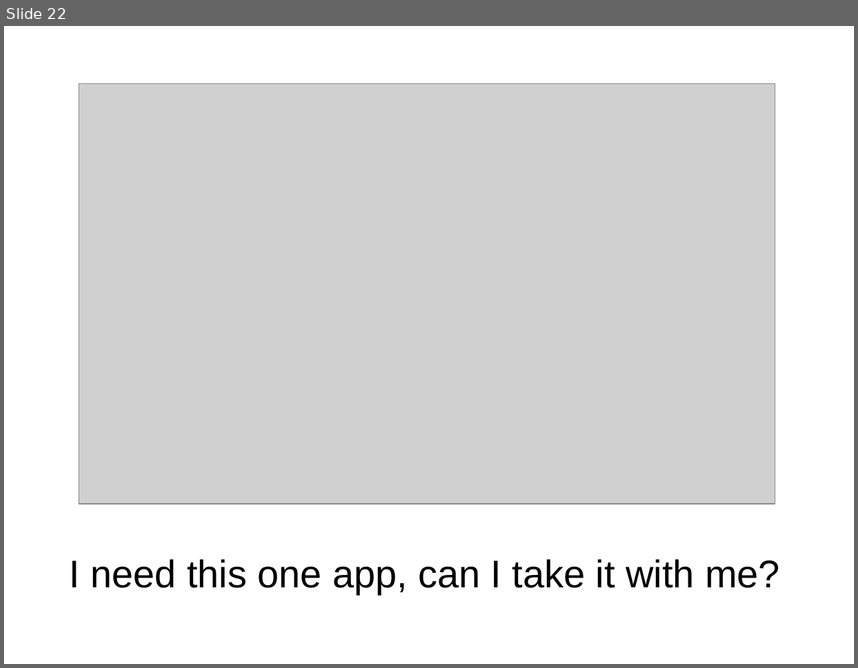
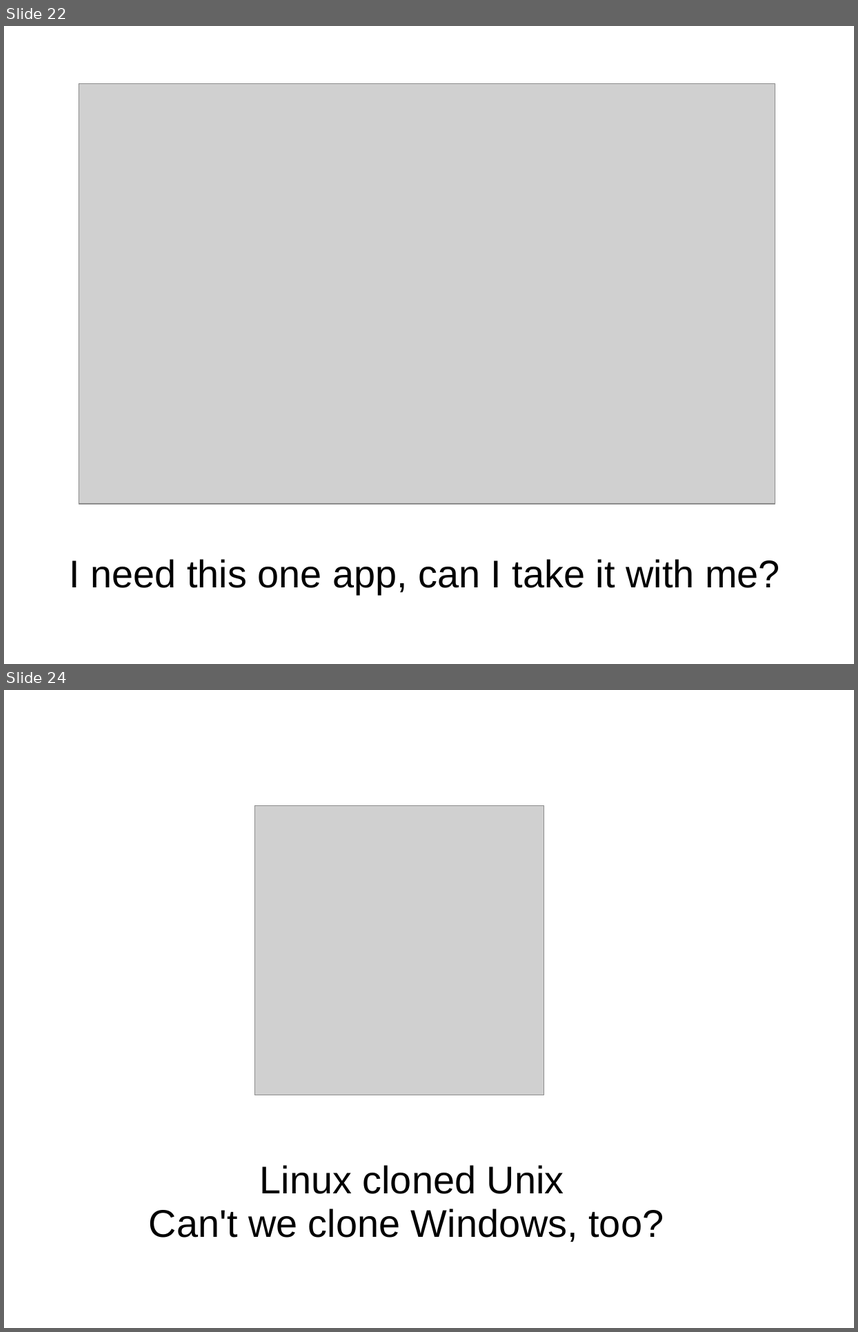
Before and after one commit to Winetricks/winezeug, a slide deck: cebit2009/talk.ppt. Shown one above the other, each under a label of ours: slide 22 before the commit, slides 22 and 24 after it; the slides between them are not shown. The pictures are 858x668 and 858x1332 pixels, drawn with LibreOffice and Linux fonts; fonts in the diff are those of the drawing; grey boxes stand for pictures. Boxes give left, top, right and bottom in pixels: in the first picture for what was removed or moved away, otherwise in the second. Text is boxed around its words. In the diff, an @@ line names an element or a change of style, - is before the commit and + after.

```diff
--- a/cebit2009/talk.ppt
+++ b/cebit2009/talk.ppt
@@ slide 24 added at (4, 690, 854, 1328), background #FFFFFF @@
@@ picture added at (254, 806, 544, 1095) @@
@@ title added at (149, 1165, 664, 1241), 36 pt, text #000000 @@
+Linux cloned Unix
+Can't we clone Windows, too?
```
Also in this commit, not shown: 2 other slides added, 3 other files.
